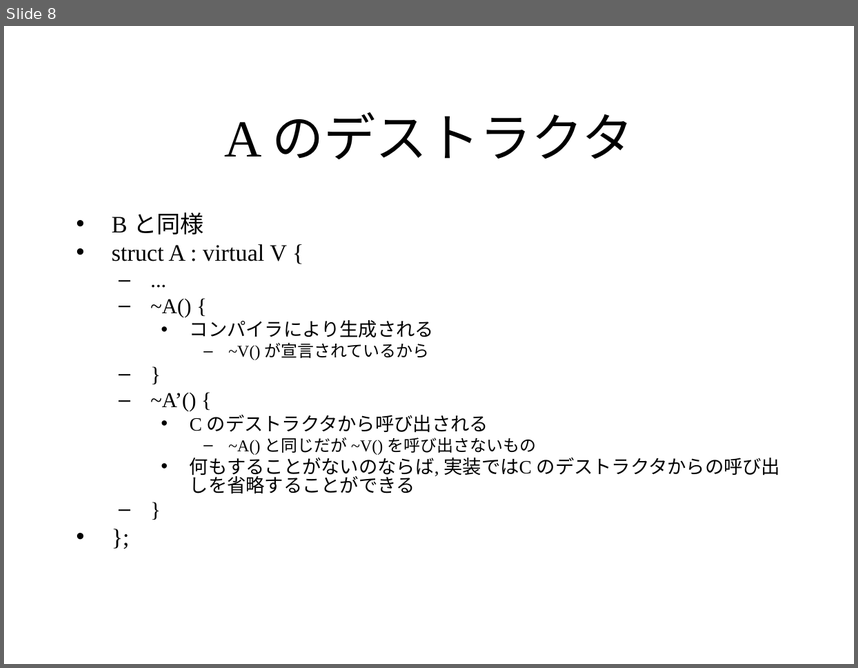
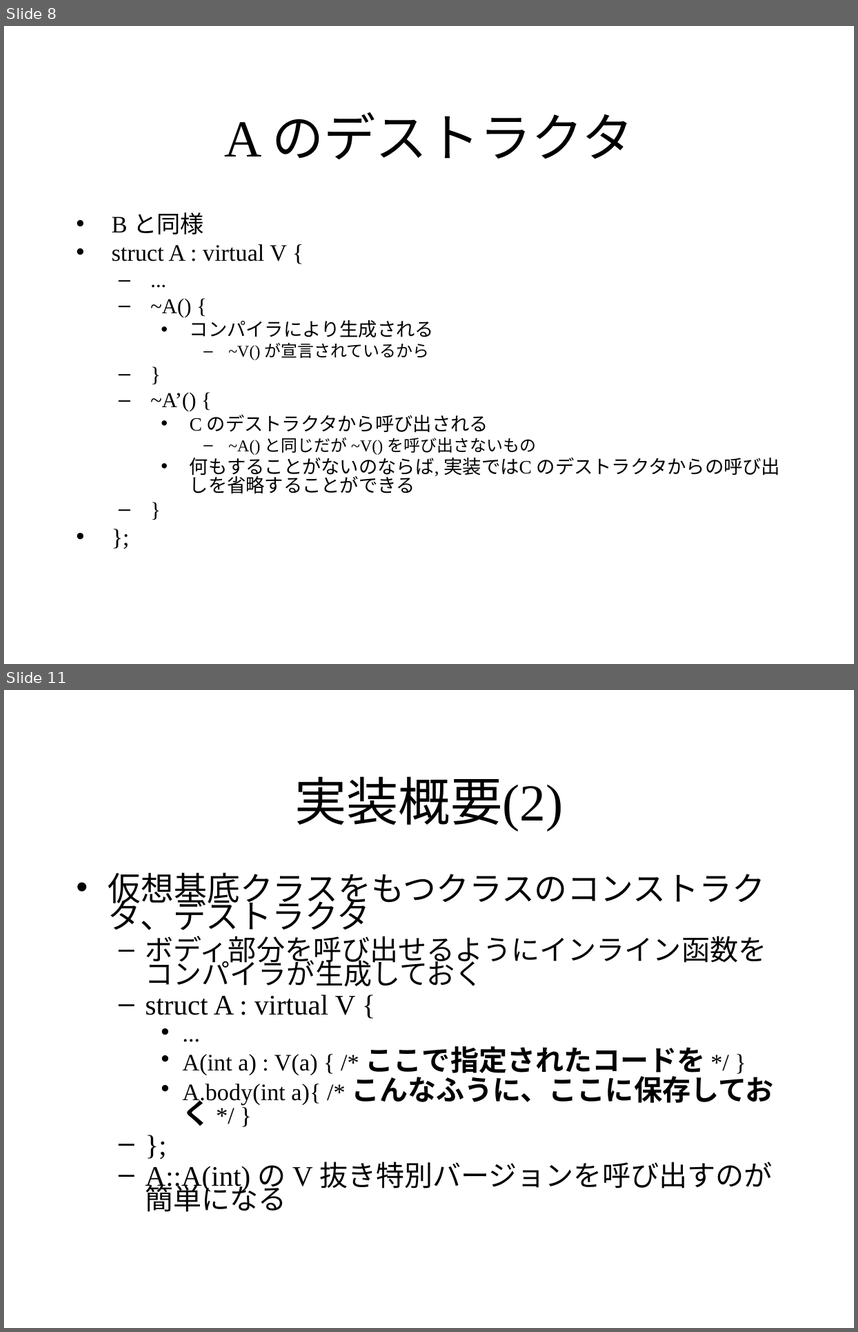
Before and after one commit to KeiHasegawa/cxx_doc, a slide deck: 11_virtual_base_ctor_dtor.ppt. Shown one above the other, each under a label of ours: slide 8 before the commit, slides 8 and 11 after it; the slides between them are not shown. The pictures are 858x668 and 858x1332 pixels, drawn with LibreOffice and Linux fonts; fonts in the diff are those of the drawing. Boxes give left, top, right and bottom in pixels: in the first picture for what was removed or moved away, otherwise in the second. Text is boxed around its words. In the diff, an @@ line names an element or a change of style, - is before the commit and + after.

```diff
--- a/11_virtual_base_ctor_dtor.ppt
+++ b/11_virtual_base_ctor_dtor.ppt
@@ slide 11 added at <box>4,690,854,1328</box>, background #FFFFFF @@
@@ title added at <box>294,776,563,831</box>, 44 pt, text #000000 @@
+実装概要(2)
@@ text added at <box>108,872,774,1212</box>, 24 pt, text #000000 @@
+• 仮想基底クラスをもつクラスのコンストラクタ、デストラクタ
+  – ボディ部分を呼び出せるようにインライン函数をコンパイラが生成しておく
+  – struct A : virtual V {
+    • ...
+    • A(int a) : V(a) { /* ここで指定されたコードを */ }
+    • A.body(int a){ /* こんなふうに、ここに保存しておく */ }
+  – };
+  – A::A(int) の V 抜き特別バージョンを呼び出すのが簡単になる
```
Also in this commit, not shown: 1 slide changed, 2 other slides added, 3 other files.
